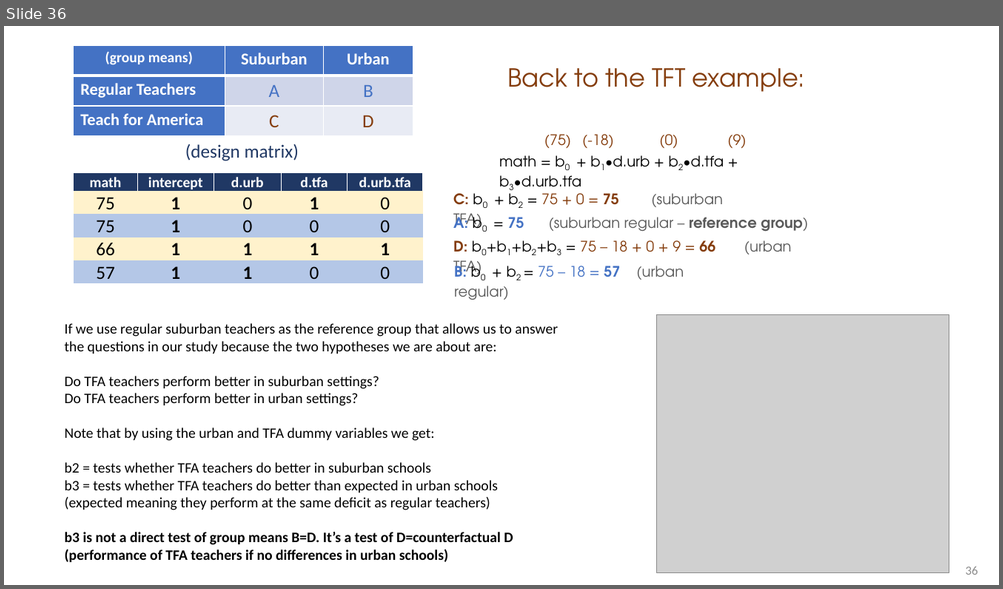
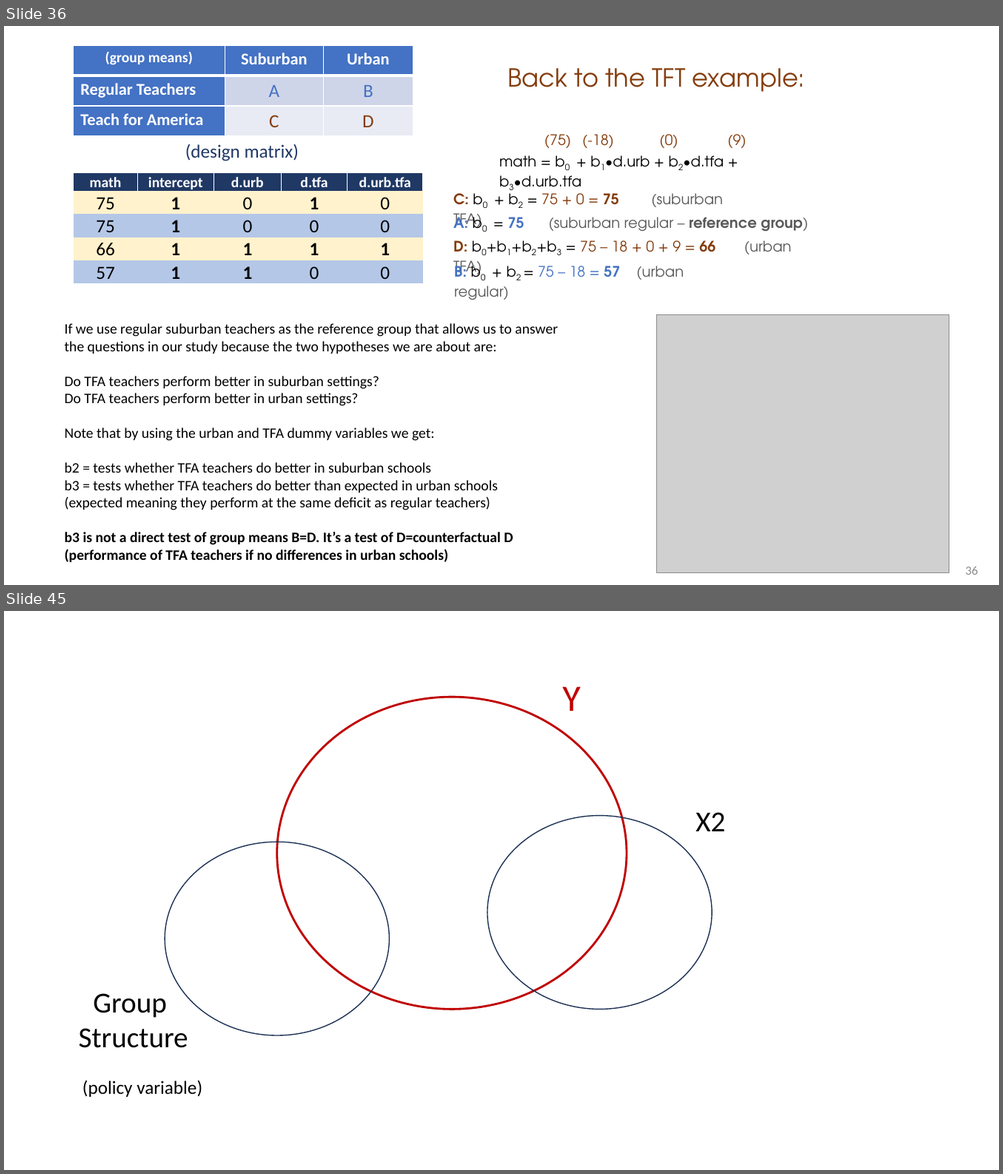
Before and after one commit to Watts-College/paf-510-template, a slide deck: lectures/hypotheses-tests-with-dummy-variables.pptx. Shown one above the other, each under a label of ours: slide 36 before the commit, slides 36 and 45 after it; the slides between them are not shown. The pictures are 1003x589 and 1003x1174 pixels, drawn with LibreOffice and Linux fonts; fonts in the diff are those of the drawing; grey boxes stand for pictures. Boxes give left, top, right and bottom in pixels: in the first picture for what was removed or moved away, otherwise in the second. Text is boxed around its words. In the diff, an @@ line names an element or a change of style, - is before the commit and + after.

```diff
--- a/lectures/hypotheses-tests-with-dummy-variables.pptx
+++ b/lectures/hypotheses-tests-with-dummy-variables.pptx
@@ slide 45 added at (x1=4, y1=611, x2=999, y2=1170), background #FFFFFF @@
@@ ellipse added at (x1=277, y1=697, x2=627, y2=1009), outline #C00000 2 pt @@
@@ text added at (x1=562, y1=686, x2=580, y2=711), 36 pt, text #C00000 @@
+Y
@@ ellipse added at (x1=487, y1=815, x2=712, y2=1009), outline #1E3256 1 pt @@
@@ text added at (x1=695, y1=812, x2=725, y2=832), 28 pt, text #000000 @@
+X2
@@ ellipse added at (x1=165, y1=843, x2=389, y2=1037), outline #1E3256 1 pt @@
@@ text added at (x1=79, y1=994, x2=188, y2=1048), 28 pt, text #000000 @@
+Group
+Structure
@@ text added at (x1=82, y1=1081, x2=202, y2=1097), 18 pt, text #000000 @@
+(policy variable)
```
Also in this commit, not shown: 9 other slides added, 1 other file.
